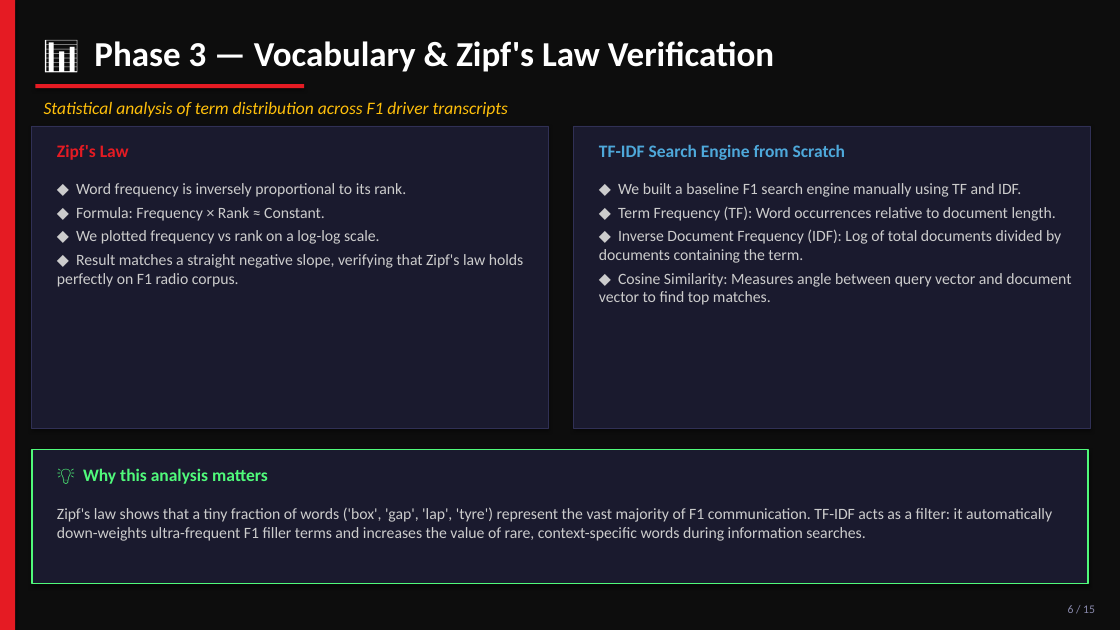
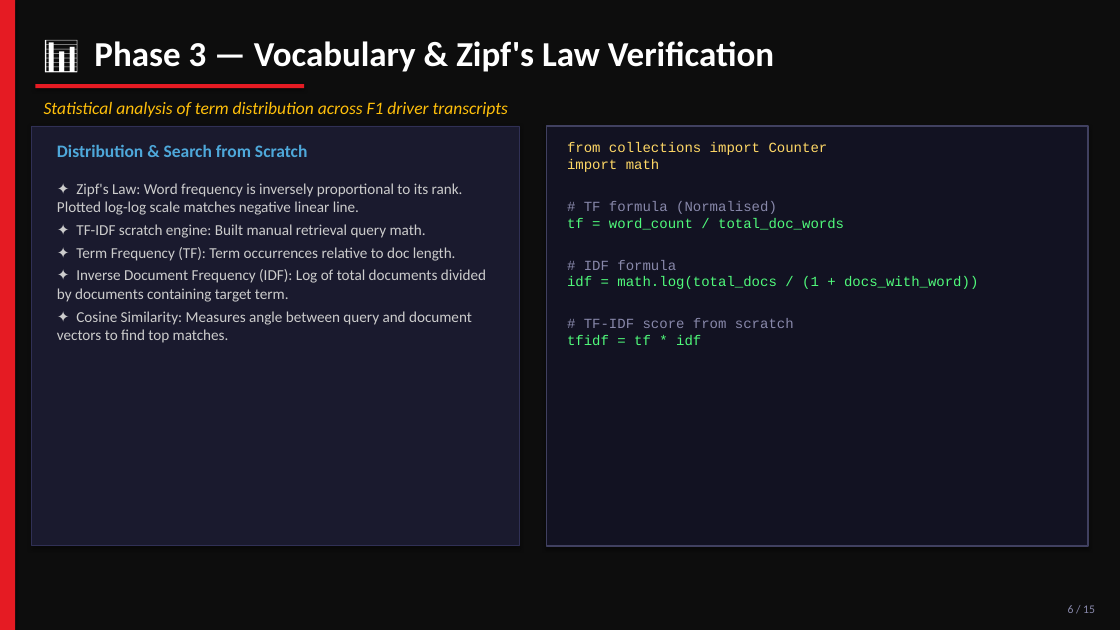
Before and after one commit to iamshashwatsingh/f1-nlp-analyzer, a slide deck: slide 6 of f1_nlp_presentation.pptx. Drawn at 1120x630 pixels with LibreOffice and Linux fonts; fonts in the diff are those of the drawing. Boxes give left, top, right and bottom in pixels: in the first picture for what was removed or moved away, otherwise in the second. Text is boxed around its words. In the diff, an @@ line names an element or a change of style, - is before the commit and + after.

Commit message:
ppt: add core python code snippet blocks on the right side of slides 4 to 12

```diff
--- a/f1_nlp_presentation.pptx
+++ b/f1_nlp_presentation.pptx
@@ rectangle: place and size @@
-rectangle at [32,126,549,429]
+rectangle at [32,126,519,546]
@@ text at [57,144,307,157]: text changed; text colour #E51B23 to #4EA8DA @@
-Zipf's Law
+Distribution & Search from Scratch
@@ rectangle: place and size @@
-rectangle at [574,126,1091,429]
+rectangle at [546,126,1088,546]
@@ rectangle at [546,126,1088,546]: fill #1A1A2E to #121222; outline #303055 0.8 pt to #404060 1 pt @@
@@ text at [567,142,978,345]: text changed; size 15 to 12 pt; font Calibri to Courier New; text colour #4EA8DA to #50FA7B; bold off @@
-TF-IDF Search Engine from Scratch
+from collections import Counter
+import math
+# TF formula (Normalised)
+tf = word_count / total_doc_words
+# IDF formula
+idf = math.log(total_docs / (1 + docs_with_word))
+# TF-IDF score from scratch
+tfidf = tf * idf
@@ text at [57,183,486,343]: text changed; size 13.5 to 13 pt @@
-◆ Word frequency is inversely proportional to its rank.
-◆ Formula: Frequency × Rank ≈ Constant.
-◆ We plotted frequency vs rank on a log-log scale.
-◆ Result matches a straight negative slope, verifying that Zipf's law holds perfectly on F1 radio corpus.
+✦ Zipf's Law: Word frequency is inversely proportional to its rank. Plotted log-log scale matches negative linear line.
+✦ TF-IDF scratch engine: Built manual retrieval query math.
+✦ Term Frequency (TF): Term occurrences relative to doc length.
+✦ Inverse Document Frequency (IDF): Log of total documents divided by documents containing target term.
+✦ Cosine Similarity: Measures angle between query and document vectors to find top matches.
@@ text removed at [599,183,1071,305] @@
-◆ We built a baseline F1 search engine manually using TF and IDF.
-◆ Term Frequency (TF): Word occurrences relative to document length.
-◆ Inverse Document Frequency (IDF): Log of total documents divided by documents containing the term.
-◆ Cosine Similarity: Measures angle between query vector and document vector to find top matches.
@@ rectangle removed at [32,450,1088,584] @@
@@ text removed at [83,468,268,484] @@
-💡 Why this analysis matters
@@ text removed at [57,507,1052,541] @@
-Zipf's law shows that a tiny fraction of words ('box', 'gap', 'lap', 'tyre') represent the vast majority of F1 communication. TF-IDF acts as a filter: it automatically down-weights ultra-frequent F1 filler terms and increases the value of rare, context-specific words during information searches.
```
Also in this commit, not shown: 9 other slides changed, 3 slides added, 3 slides removed.
